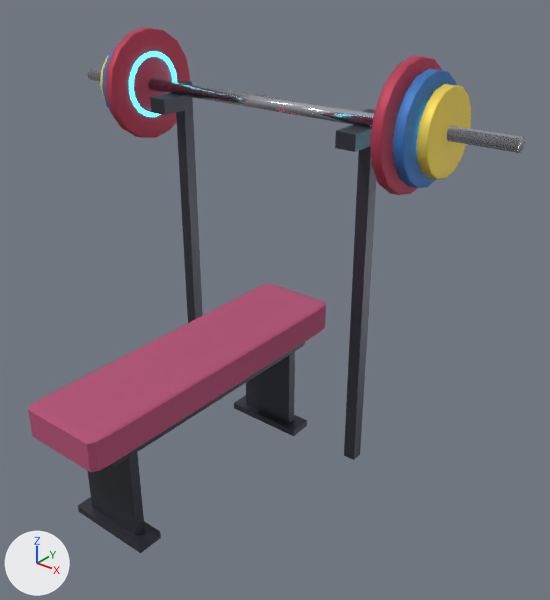
Two versions of the glTF model assets/models/bench_press.glb, one commit apart.
The view is the same before and after, from a 50 mm camera at (3.68, -3.62, 4.01) aimed at (0.49, 0.36, 1.54). The lights are fixed; the arrows at lower left show +X, +Y and +Z. The picture after the commit comes second. Vertices at exactly the same position are counted once.

The first picture shows 'body'.
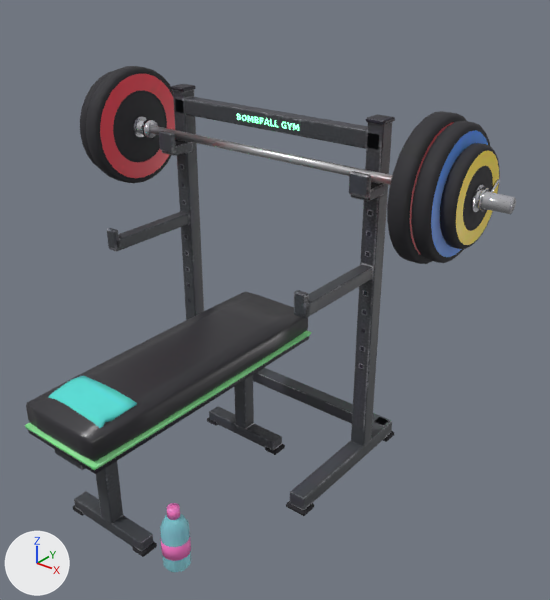
Location of each change, (x1, y1, x2, y2) in pixels of the pictures (550 x 600 px; the box of a moved part takes in the faces that stretch with it):
'body', reshaped, moved, rescaled, recoloured
    before: (28, 27, 525, 553)
    after: (25, 66, 516, 572)
part 1 of me_cube, moved or reshaped
    before: (87, 453, 145, 536)
    after: (173, 89, 204, 320)
part 2 of me_cube, moved or reshaped (not visible afterwards)
    before: (107, 342, 305, 469)
part 3 of me_cube, added
    after: (175, 139, 190, 146)
part 4 of me_cube, moved or reshaped
    before: (246, 352, 295, 423)
    after: (109, 211, 189, 251)
part 5 of me_cube, moved or reshaped
    before: (344, 109, 377, 460)
    after: (351, 122, 392, 446)
part 6 of me_cube, moved or reshaped
    before: (78, 497, 161, 553)
    after: (290, 417, 392, 510)
part 7 of me_cube, added
    after: (371, 182, 384, 189)
part 8 of me_cube, moved or reshaped
    before: (234, 395, 307, 436)
    after: (294, 264, 373, 318)
part 9 of me_cube, moved or reshaped
    before: (176, 80, 203, 323)
    after: (175, 97, 379, 149)
part 10 of me_cube, moved or reshaped
    before: (335, 125, 372, 152)
    after: (253, 367, 391, 425)
part 11 of me_cube, deleted
    before: (28, 27, 525, 472)
part 12 of me_cube, added
    after: (25, 66, 516, 572)

Edits to the bpy script that builds the scene:
```text
Add mat_bench_press_baked:
    mat_bench_press_baked = bpy.data.materials.new('bench_press_baked')
    # uses the picture img_bench_press_albedo
    # uses the picture img_bench_press_normal
    # uses the picture img_bench_press_orm
Change me_cube:
    used by ob_body; location = (0.0, 0.0, 1.0); scale = (0.7, 2.6, 0.25)
    remove me_cube.from_pydata(...)  # 2360 vertices, 4644 faces; spans x -2.86..2.86, y -0.5..0.5, z -4.0..9.2
    remove me_cube.materials.append(mat_m00)  # pink #b35076
    remove me_cube.materials.append(mat_m01)  # dark grey #4b4d57
    remove me_cube.materials.append(mat_m02)  # green #368653, glowing green #6fffa3
    remove me_cube.materials.append(mat_m03)  # light grey #ced1da
    remove me_cube.materials.append(mat_m04)  # red #bc3f59
    remove me_cube.materials.append(mat_m05)  # cyan #1d7f86, glowing cyan #41f3ff
    remove me_cube.materials.append(mat_m06)  # blue #3f7cc4
    remove me_cube.materials.append(mat_m07)  # yellow #f3da59
    add me_cube.from_pydata(...)  # 4389 vertices, 6918 faces; spans x -1.05..2.95, y -2.26..0.42, z -1.43..1.54
    me_cube part 1: the loose piece of 56 vertices spanning x -0.36..0.36, y -0.36..-0.33, z -4.0..-0.96 is scaled about its middle by (0.165, 3.82, 0.927), then moved by (0.0, 0.35, 2.48), in mat_bench_press_baked
    me_cube part 2: the loose piece of 56 vertices spanning x -0.36..0.36, y -0.42..0.42, z -0.96..-0.48 is scaled about its middle by (0.181, 1.56, 0.227), then moved by (0.0, -0.25, -0.62), in mat_bench_press_baked
    me_cube part 3: a new loose piece, a box spanning x -0.07..0.07, y -0.21..-0.01, z 0.969..0.981, in mat_bench_press_baked
    me_cube part 4: the loose piece of 56 vertices spanning x -0.36..0.36, y 0.33..0.36, z -4.0..-0.96 is scaled about its middle by (0.125, 29.2, 0.0295), then moved by (0.0, -0.8, 2.77), in mat_bench_press_baked
    me_cube part 5: the loose piece of 56 vertices spanning x 1.21..1.36, y 0.33..0.37, z -4.0..7.6 is scaled about its middle by (0.824, 3.06, 0.243), then moved by (0.61, -0.35, -1.8), in mat_bench_press_baked
    me_cube part 6: the loose piece of 56 vertices spanning x -0.5..0.5, y -0.38..-0.31, z -4.0..-3.76 is scaled about its middle by (0.128, 16.9, 0.448), then moved by (1.9, 0.1, 2.54), in mat_bench_press_baked
    me_cube part 7: a new loose piece, a box spanning x 1.83..1.97, y -0.21..-0.01, z 0.969..0.981, in mat_bench_press_baked
    me_cube part 8: the loose piece of 56 vertices spanning x -0.5..0.5, y 0.31..0.38, z -4.0..-3.76 is scaled about its middle by (0.0896, 11.7, 0.373), then moved by (1.9, -0.8, 4.17), in mat_bench_press_baked
    me_cube part 9: the loose piece of 56 vertices spanning x -1.36..-1.21, y 0.33..0.37, z -4.0..7.6 is scaled about its middle by (14.1, 3.06, 0.0101), then moved by (2.24, -0.35, -0.53), in mat_bench_press_baked
    me_cube part 10: the loose piece of 56 vertices spanning x 1.17..1.4, y 0.23..0.35, z 6.76..7.24 is scaled about its middle by (8.79, 1.02, 0.224), then moved by (-0.34, 0.06, -8.34), in mat_bench_press_baked
    me_cube part 11: 17 loose pieces with 1912 vertices, spanning x -2.86..2.86, y -0.5..0.5, z -2.8..9.2, are deleted
    me_cube part 12: 3765 vertices added at x -1.05..2.95, y -2.26..0.42, z -1.43..1.54
    other edits to the shape of me_cube do not show in these pictures
    add me_cube.materials.append(mat_bench_press_baked)
    add me_cube.materials.append(mat_neon11)  # green #3f895e, glowing green #7cffb3
    add me_cube.materials.append(mat_neon12)  # green #3f895e, glowing green #7cffb3
    add me_cube.materials.append(mat_bottle)  # cyan #95f3ff
Change ob_body:
    ob_body.scale: (0.7, 2.6, 0.25) -> (1.0, 1.0, 1.0)
    ob_body.location: (0.0, 0.0, 1.0) -> (-0.95, 0.95, 1.43)
```
